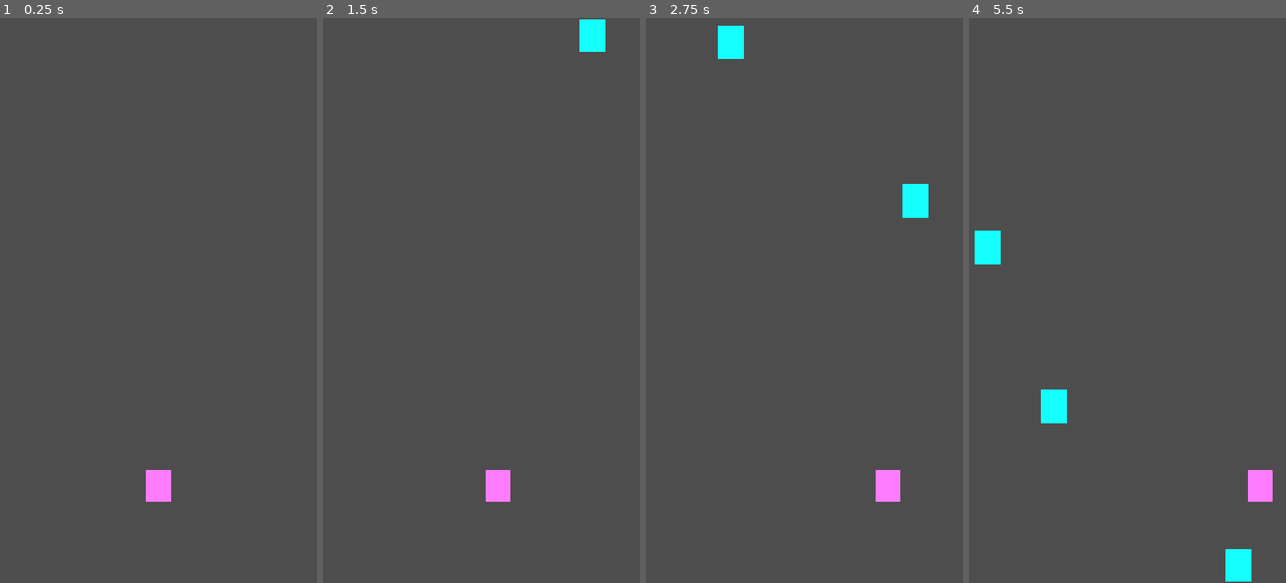
Above: before the commit, frames 1-4 (left to right).
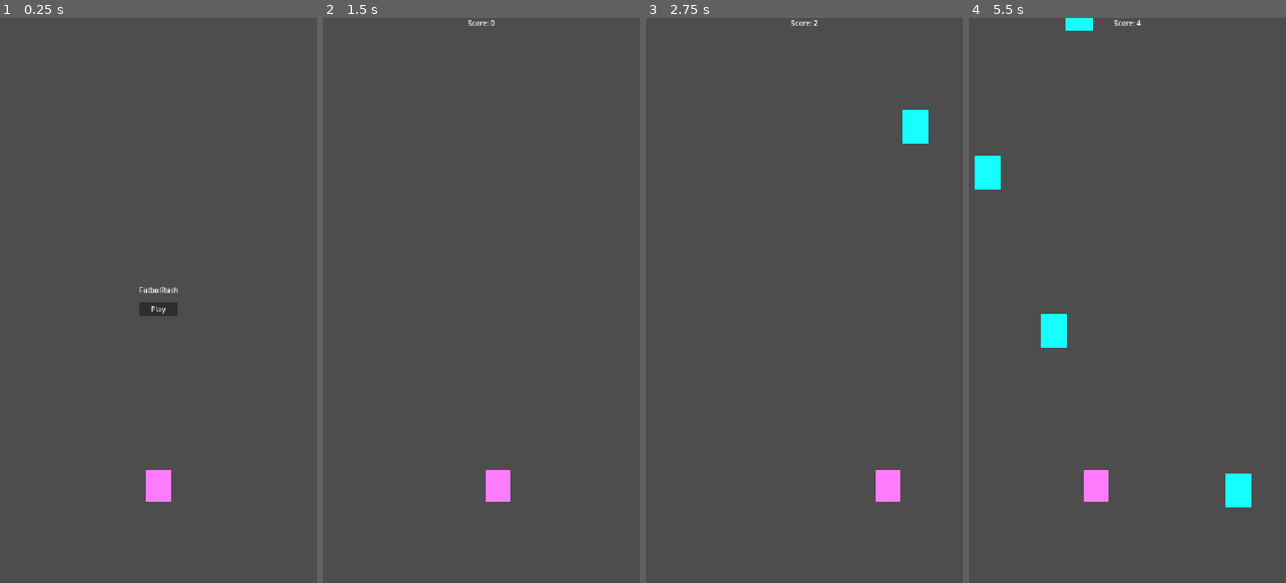
Above: after the commit, the same moments.

Repository: schoibs/futbolrush
Game: Godot game, scene res://scenes/Main.tscn
Two runs of this game, one before a commit and one after it. Both use one fixed random seed, a clock stepped at 60 frames per second and the inputs below.
Inputs (mouse positions are in pixels of both pictures, inside the frame that each line leads up to):
- Up to frame 1 (0.25 s): no input
- Up to frame 2 (1.5 s): click (481, 311) at 0.5 s, where only the run after the commit has a clickable "Play"; tap Enter at 1.25 s; hold D (move_right) from 1.28 s (still down)
- Up to frame 3 (2.75 s): release D (move_right) at 2.03 s; hold A (move_left) from 2.03 s (still down)
- Up to frame 4 (5.5 s): release A (move_left) at 2.78 s; hold D (move_right) 2.78-4.28 s; hold A (move_left) from 4.28 s (still down)

The runs differ from the first frame. In frame 1, 0.3% of the frame differs, in the area x 44-56%, y 47-53%; in frame 2, 0.5%; in frame 3, 1.5%; in frame 4, 4.0%, in the area x 1-96%, y 0-100%.

Commit message:
Add game state score and restart flow

Diff:
--- a/scenes/HUD.tscn
+++ b/scenes/HUD.tscn
@@ -5,8 +5,69 @@
 [node name="HUD" type="CanvasLayer" unique_id=506885416]
 script = ExtResource("1_ahhtf")
 
-[node name="Control" type="Control" parent="." unique_id=1703709686]
+[node name="Root" type="Control" parent="." unique_id=1703709686]
 layout_mode = 3
-anchors_preset = 0
-offset_right = 40.0
-offset_bottom = 40.0
+anchors_preset = 15
+anchor_right = 1.0
+anchor_bottom = 1.0
+grow_horizontal = 2
+grow_vertical = 2
+
+[node name="StartScreen" type="CenterContainer" parent="Root" unique_id=1465504337]
+layout_mode = 1
+anchors_preset = 15
+anchor_right = 1.0
+anchor_bottom = 1.0
+grow_horizontal = 2
+grow_vertical = 2
+
+[node name="MenuBox" type="VBoxContainer" parent="Root/StartScreen" unique_id=2136171132]
+layout_mode = 2
+theme_override_constants/separation = 16
+alignment = 1
+
+[node name="TitleLabel" type="Label" parent="Root/StartScreen/MenuBox" unique_id=1195029077]
+layout_mode = 2
+text = "FutbolRush"
+
+[node name="PlayButton" type="Button" parent="Root/StartScreen/MenuBox" unique_id=920738959]
+layout_mode = 2
+text = "Play"
+
+[node name="ScoreLabel" type="Label" parent="Root" unique_id=29282072]
+layout_mode = 1
+anchors_preset = 10
+anchor_right = 1.0
+offset_bottom = 23.0
+grow_horizontal = 2
+text = "Score: 0"
+horizontal_alignment = 1
+vertical_alignment = 1
+
+[node name="GameOverScreen" type="CenterContainer" parent="Root" unique_id=648134393]
+layout_mode = 1
+anchors_preset = 15
+anchor_right = 1.0
+anchor_bottom = 1.0
+grow_horizontal = 2
+grow_vertical = 2
+
+[node name="GameOverBox" type="VBoxContainer" parent="Root/GameOverScreen" unique_id=886886245]
+layout_mode = 2
+theme_override_constants/separation = 16
+alignment = 1
+
+[node name="GameOverLabel" type="Label" parent="Root/GameOverScreen/GameOverBox" unique_id=275617344]
+layout_mode = 2
+text = "Game Over"
+
+[node name="FinalScoreLabel" type="Label" parent="Root/GameOverScreen/GameOverBox" unique_id=155293888]
+layout_mode = 2
+text = "Final Score: 0"
+
+[node name="RestartButton" type="Button" parent="Root/GameOverScreen/GameOverBox" unique_id=585362463]
+layout_mode = 2
+text = "Restart"
+
+[connection signal="pressed" from="Root/StartScreen/MenuBox/PlayButton" to="." method="_on_play_button_pressed"]
+[connection signal="pressed" from="Root/GameOverScreen/GameOverBox/RestartButton" to="." method="_on_restart_button_pressed"]
--- a/scenes/Main.tscn
+++ b/scenes/Main.tscn
@@ -15,7 +15,6 @@
 
 [node name="SpawnTimer" type="Timer" parent="." unique_id=183238481]
 wait_time = 1.2
-autostart = true
 
 [node name="ScoreTimer" type="Timer" parent="." unique_id=874616213]
 
@@ -25,3 +24,6 @@
 [node name="HUD" parent="." unique_id=506885416 instance=ExtResource("3_vcsgt")]
 
 [connection signal="timeout" from="SpawnTimer" to="." method="_on_spawn_timer_timeout"]
+[connection signal="timeout" from="ScoreTimer" to="." method="_on_score_timer_timeout"]
+[connection signal="play_pressed" from="HUD" to="." method="_on_hud_play_pressed"]
+[connection signal="restart_pressed" from="HUD" to="." method="_on_hud_restart_pressed"]
--- a/scripts/hud.gd
+++ b/scripts/hud.gd
@@ -2,3 +2,40 @@
 
 signal play_pressed
 signal restart_pressed
+
+@onready var start_screen: Control = $Root/StartScreen
+@onready var score_label: Label = $Root/ScoreLabel
+@onready var game_over_screen: Control = $Root/GameOverScreen
+@onready var final_score_label: Label = $Root/GameOverScreen/GameOverBox/FinalScoreLabel
+@onready var play_button: Button = $Root/StartScreen/MenuBox/PlayButton
+@onready var restart_button: Button = $Root/GameOverScreen/GameOverBox/RestartButton
+
+func _ready() -> void:
+	play_button.pressed.connect(_on_play_button_pressed)
+	restart_button.pressed.connect(_on_restart_button_pressed)
+
+func show_start() -> void:
+	start_screen.visible = true
+	score_label.visible = false
+	game_over_screen.visible = false
+
+func show_playing(score: int) -> void:
+	start_screen.visible = false
+	score_label.visible = true
+	game_over_screen.visible = false
+	set_score(score)
+
+func show_game_over(final_score: int) -> void:
+	start_screen.visible = false
+	score_label.visible = false
+	game_over_screen.visible = true
+	final_score_label.text = "Final Score: %d" % final_score
+
+func set_score(score: int) -> void:
+	score_label.text = "Score: %d" % score
+
+func _on_play_button_pressed() -> void:
+	play_pressed.emit()
+
+func _on_restart_button_pressed() -> void:
+	restart_pressed.emit()
--- a/scripts/main.gd
+++ b/scripts/main.gd
@@ -1,4 +1,6 @@
 extends Node2D
+
+enum GameState { START, PLAYING, GAME_OVER }
 
 @export var defender_scene: PackedScene
 @export var defender_speed := 300.0
@@ -7,19 +9,69 @@
 
 @onready var defender_container: Node2D = $DefenderContainer
 @onready var spawn_timer: Timer = $SpawnTimer
+@onready var score_timer: Timer = $ScoreTimer
 @onready var player: Area2D = $Player
+@onready var hud = $HUD
 
-var is_game_over := false
+var game_state := GameState.START
+var score := 0
+var player_start_position := Vector2.ZERO
 
 func _ready() -> void:
 	randomize()
-	spawn_timer.timeout.connect(_on_spawn_timer_timeout)
+	player_start_position = player.position
 
-func _on_spawn_timer_timeout() -> void:
-	if is_game_over:
+	if not spawn_timer.timeout.is_connected(_on_spawn_timer_timeout):
+		spawn_timer.timeout.connect(_on_spawn_timer_timeout)
+
+	if not score_timer.timeout.is_connected(_on_score_timer_timeout):
+		score_timer.timeout.connect(_on_score_timer_timeout)
+
+	if not hud.play_pressed.is_connected(_on_hud_play_pressed):
+		hud.play_pressed.connect(_on_hud_play_pressed)
+
+	if not hud.restart_pressed.is_connected(_on_hud_restart_pressed):
+		hud.restart_pressed.connect(_on_hud_restart_pressed)
+
+	enter_start_state()
+
+func enter_start_state() -> void:
+	game_state = GameState.START
+	score = 0
+	spawn_timer.stop()
+	score_timer.stop()
+	clear_defenders()
+	reset_player()
+	player.set_physics_process(false)
+	hud.show_start()
+
+func start_run() -> void:
+	game_state = GameState.PLAYING
+	score = 0
+	clear_defenders()
+	reset_player()
+	player.set_physics_process(true)
+	hud.show_playing(score)
+	spawn_timer.start()
+	score_timer.start()
+
+func enter_game_over_state() -> void:
+	if game_state == GameState.GAME_OVER:
 		return
 
-	spawn_defender()
+	game_state = GameState.GAME_OVER
+	spawn_timer.stop()
+	score_timer.stop()
+	player.set_physics_process(false)
+	clear_defenders()
+	hud.show_game_over(score)
+
+func reset_player() -> void:
+	player.position = player_start_position
+
+func clear_defenders() -> void:
+	for defender in defender_container.get_children():
+		defender.queue_free()
 
 func spawn_defender() -> void:
 	var defender = defender_scene.instantiate()
@@ -32,11 +84,24 @@
 	defender.hit_player.connect(_on_defender_hit_player)
 	defender_container.add_child(defender)
 
-func _on_defender_hit_player() -> void:
-	if is_game_over:
+func _on_spawn_timer_timeout() -> void:
+	if game_state != GameState.PLAYING:
 		return
 
-	is_game_over = true
-	spawn_timer.stop()
-	player.set_physics_process(false)
-	print("Game Over")
+	spawn_defender()
+
+func _on_score_timer_timeout() -> void:
+	if game_state != GameState.PLAYING:
+		return
+
+	score += 1
+	hud.set_score(score)
+
+func _on_defender_hit_player() -> void:
+	enter_game_over_state()
+
+func _on_hud_play_pressed() -> void:
+	start_run()
+
+func _on_hud_restart_pressed() -> void:
+	start_run()
